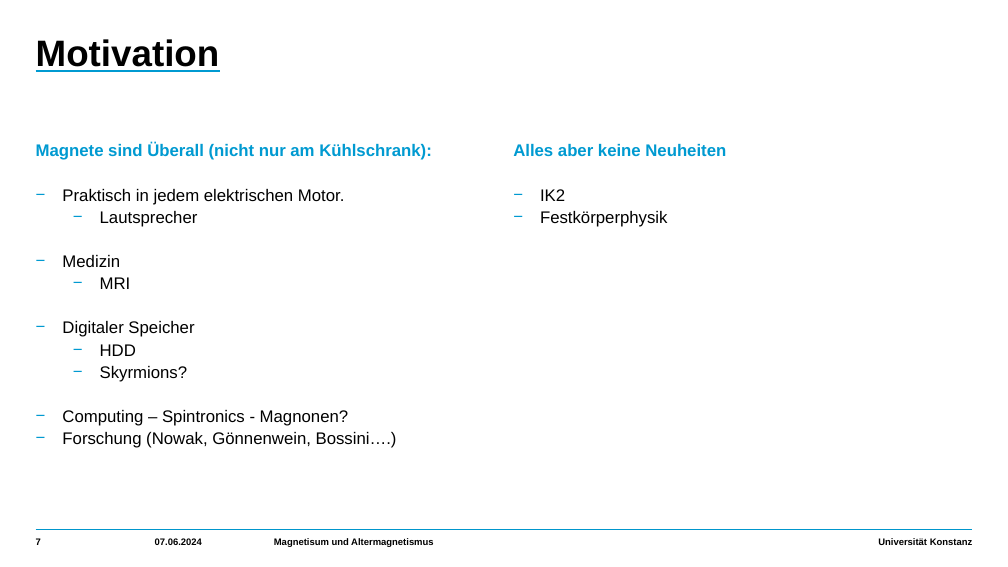
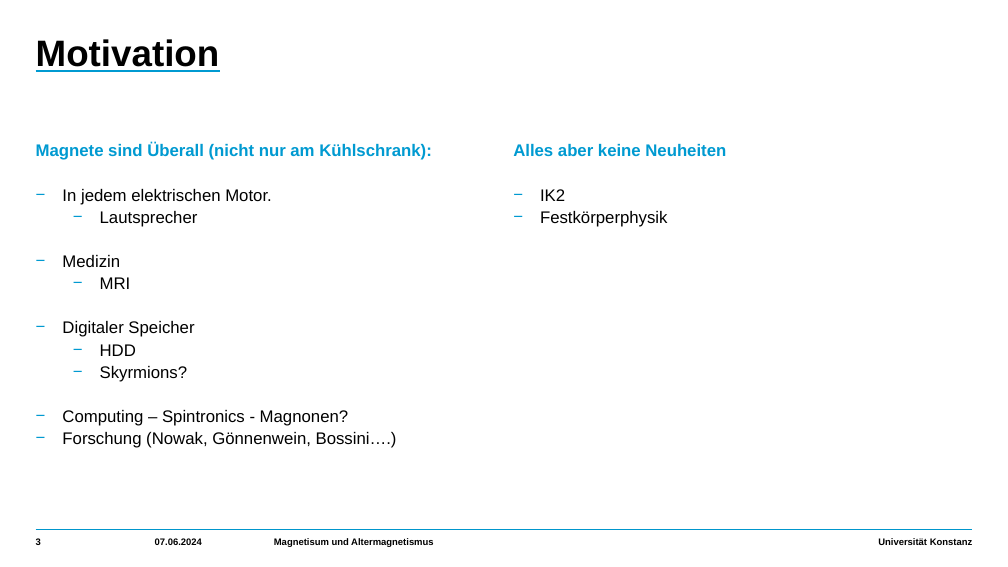
Before and after one commit to HolykingJulex/EstimateSeminar, a slide deck: slide 3 of Vortrag.pptx (slide 7 before the commit). Drawn at 1008x567 pixels with LibreOffice and Linux fonts; fonts in the diff are those of the drawing. Boxes give left, top, right and bottom in pixels: in the first picture for what was removed or moved away, otherwise in the second. Text is boxed around its words. In the diff, an @@ line names an element or a change of style, - is before the commit and + after.

```diff
--- a/Vortrag.pptx
+++ b/Vortrag.pptx
@@ text at (62,189,272,205): text changed @@
-    − Praktisch in jedem elektrischen Motor.
+    − In jedem elektrischen Motor.
@@ page number at (36,538,41,545): text changed @@
-7
+3
```
Also in this commit, not shown: 35 other slides changed, 3 slides added, 4 slides removed, 3 other files.
